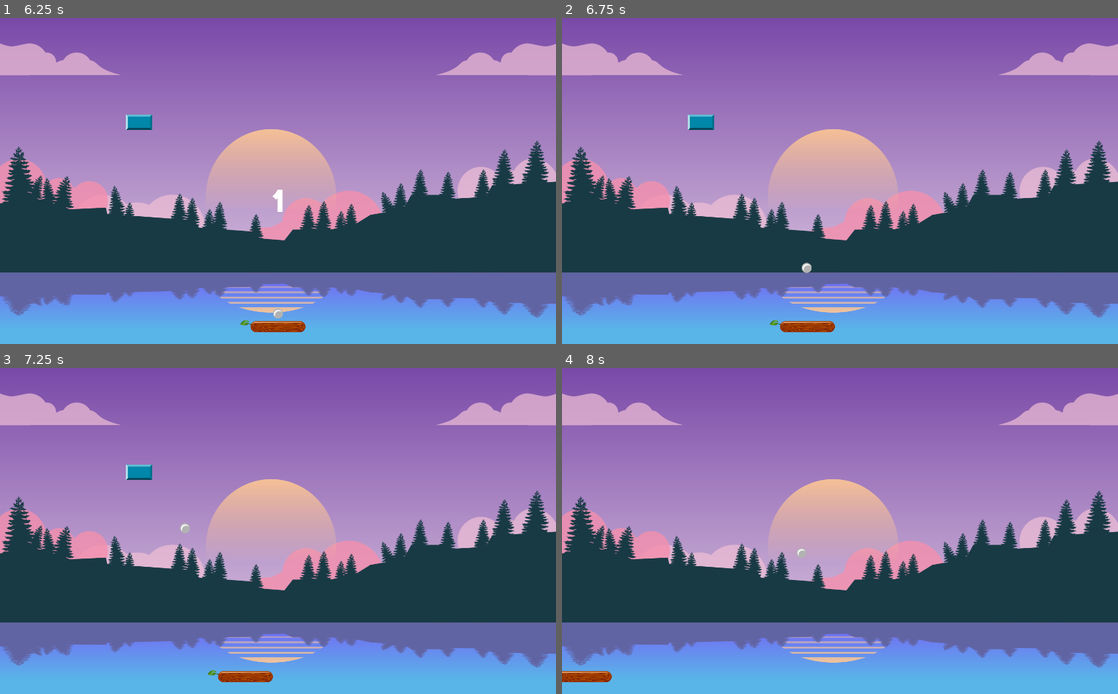
Above: before the commit, frames 1-4 (two rows, left to right).
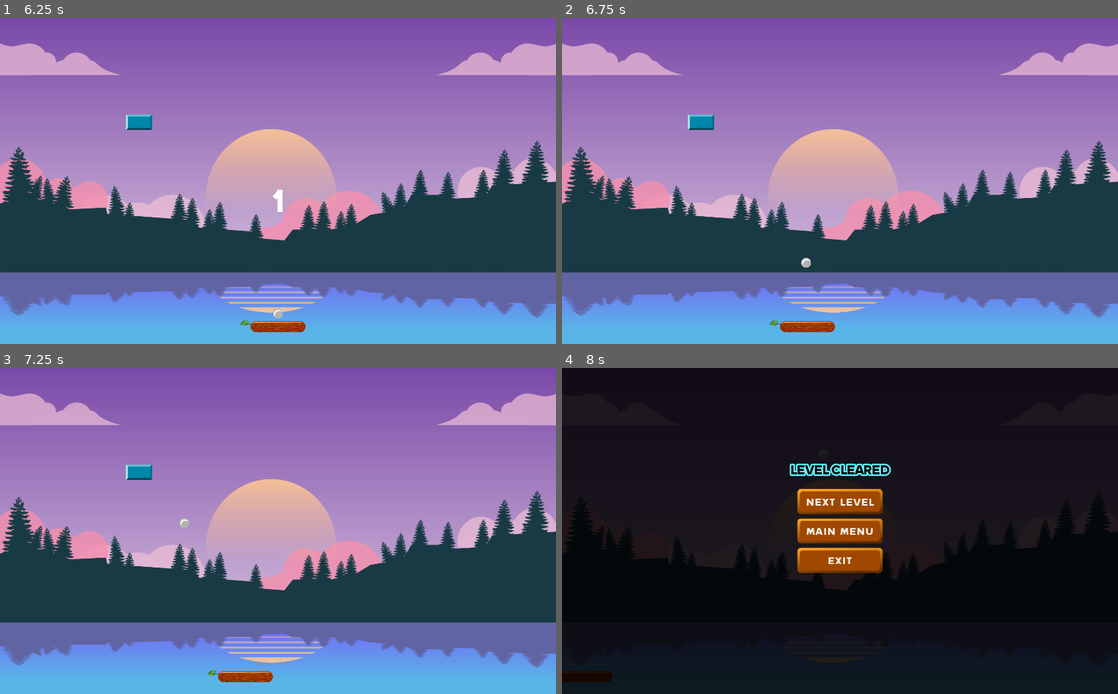
Above: after the commit, the same moments.

Repository: gruntworks/breakout
Game: Godot game, scene res://scenes/MainMenu.tscn
The game is run twice, just before and just after one commit, with the same random seed, the same clock (stepped at 60 frames per second) and the same inputs. Sound files missing from this copy of the repository are replaced by a short silence.
Inputs (mouse positions are in pixels of both pictures, inside the frame that each line leads up to):
- Up to frame 1 (6.25 s): click "SELECT LEVEL" at 0.5 s; click "PLAY" at 1.25 s; click "PLAY" at 2 s; tap Enter at 2.75, 5 s; move the mouse to (400, 164) at 2.77 s; hold Right (ui_right) 2.78-3.53 s; move the mouse to (166, 197) at 3.52 s; hold Left (ui_left) 3.53-4.28 s; tap Space at 4.25, 5.75 s; move the mouse to (333, 109) at 4.27 s; hold Right (ui_right) 4.28-5.78 s; move the mouse to (250, 246) at 5.02 s; move the mouse to (444, 229) at 5.77 s; hold Left (ui_left) from 5.78 s (still down)
- Up to frame 2 (6.75 s): tap Escape at 6.4 s; release Left (ui_left) at 6.5 s; click "RESUME" at 6.5 s
- Up to frame 3 (7.25 s): no input
- Up to frame 4 (8 s): move the mouse to (673, 482) at 7.27 s; hold Left (ui_left) from 7.28 s (still down)

Frame 1 is identical in both runs. In frame 2, less than 0.1% of the frame differs, in the area x 43-45%, y 73-79%; in frame 3, less than 0.1%; in frame 4, 100%, in the area x 0-100%, y 0-100%.

Commit message:
Fixes warnings

Diff:
--- a/autoload/MusicController.tscn
+++ b/autoload/MusicController.tscn
@@ -1,8 +1,10 @@
 [gd_scene load_steps=2 format=2]
 
-[ext_resource path="res://scripts/music_controller.gd" type="Script" id=1]
+[ext_resource path="res://autoload/music_controller.gd" type="Script" id=1]
 
 [node name="MusicController" type="Node"]
 script = ExtResource( 1 )
 
-[node name="Music" type="AudioStreamPlayer" parent="."]
+[node name="MainTheme" type="AudioStreamPlayer" parent="."]
+volume_db = -5.0
+[connection signal="finished" from="MainTheme" to="." method="_on_MainTheme_finished"]
--- /dev/null
+++ b/autoload/music_controller.gd
@@ -0,0 +1,28 @@
+extends Node
+
+const TRACKS = [
+	"Mosswood",
+	"Lost&Found",
+	"Moonrise",
+	"Outlaws_Farewell_pt1",
+	"Outlaws_Farewell_pt2",
+	"To_Weather_a_Storm"
+]
+
+# Called when the node enters the scene tree for the first time.
+func _ready() -> void:
+	shuffle_songs()
+
+func play_music(song: AudioStream) -> void:
+	$MainTheme.stream = song
+	$MainTheme.play()
+
+func shuffle_songs() -> void:
+	randomize() # Built in function for changing randi() seed
+	TRACKS.shuffle() # Randomize tracks order
+	var song_index = randi() % TRACKS.size()
+	var audio_stream: AudioStream = load('res://assets/sound/music/' + TRACKS[song_index] + '.ogg')
+	play_music(audio_stream)
+
+func _on_MainTheme_finished() -> void:
+	shuffle_songs()
--- a/autoload/SceneLoader.gd
+++ b/autoload/scene_loader.gd
@@ -1,15 +1,13 @@
 extends Node
-
-onready var level_1 = preload("res://levels/level_1.tscn")
-onready var level_2 = preload("res://levels/level_2.tscn")
 
 var current_level = 1
 var total_scene_levels = 2
 
-func level_up():
-	current_level += 1
+func level_up() -> void:
+	if current_level <= total_scene_levels:
+		current_level += 1
 
-func get_level():
+func get_level() -> Node:
 	if current_level > total_scene_levels:
 		return null
 	else:
--- a/levels/level_2.tscn
+++ b/levels/level_2.tscn
@@ -16,52 +16,6 @@
 
 [node name="Breakables" type="Node2D" parent="."]
 
-[node name="Bubble" parent="Breakables" instance=ExtResource( 1 )]
-position = Vector2( 312, 112 )
-
-[node name="Bubble2" parent="Breakables" instance=ExtResource( 1 )]
-position = Vector2( 408, 112 )
-
-[node name="Bubble3" parent="Breakables" instance=ExtResource( 1 )]
-position = Vector2( 504, 112 )
-
-[node name="Bubble4" parent="Breakables" instance=ExtResource( 1 )]
-position = Vector2( 608, 112 )
-
-[node name="Bubble5" parent="Breakables" instance=ExtResource( 1 )]
-position = Vector2( 712, 112 )
-
-[node name="Bubble6" parent="Breakables" instance=ExtResource( 1 )]
-position = Vector2( 312, 192 )
-
-[node name="Bubble7" parent="Breakables" instance=ExtResource( 1 )]
-position = Vector2( 408, 192 )
-
-[node name="Bubble8" parent="Breakables" instance=ExtResource( 1 )]
-position = Vector2( 504, 192 )
-
-[node name="Bubble9" parent="Breakables" instance=ExtResource( 1 )]
-position = Vector2( 608, 192 )
-
-[node name="Bubble10" parent="Breakables" instance=ExtResource( 1 )]
-position = Vector2( 712, 192 )
-
 [node name="Bubble11" parent="Breakables" instance=ExtResource( 1 )]
 position = Vector2( 312, 272 )
 rotation = -0.0019838
-
-[node name="Bubble12" parent="Breakables" instance=ExtResource( 1 )]
-position = Vector2( 408, 272 )
-rotation = -0.0019838
-
-[node name="Bubble13" parent="Breakables" instance=ExtResource( 1 )]
-position = Vector2( 504, 272 )
-rotation = -0.0019838
-
-[node name="Bubble14" parent="Breakables" instance=ExtResource( 1 )]
-position = Vector2( 608, 272 )
-rotation = -0.0019838
-
-[node name="Bubble15" parent="Breakables" instance=ExtResource( 1 )]
-position = Vector2( 712, 272 )
-rotation = -0.0019838
--- a/levels/level_2_test.tscn
+++ /dev/null
@@ -1,21 +0,0 @@
-[gd_scene load_steps=3 format=2]
-
-[ext_resource path="res://scenes/Bubble.tscn" type="PackedScene" id=1]
-[ext_resource path="res://assets/backgrounds/02.png" type="Texture" id=2]
-
-[node name="Level_2" type="Node2D"]
-
-[node name="TextureRect" type="TextureRect" parent="."]
-margin_right = 1600.0
-margin_bottom = 900.0
-rect_scale = Vector2( 0.64, 0.666 )
-texture = ExtResource( 2 )
-__meta__ = {
-"_edit_use_anchors_": false
-}
-
-[node name="Breakables" type="Node2D" parent="."]
-
-[node name="Bubble11" parent="Breakables" instance=ExtResource( 1 )]
-position = Vector2( 312, 272 )
-rotation = -0.0019838
--- /dev/null
+++ b/levels/level_2d.tscn
@@ -0,0 +1,67 @@
+[gd_scene load_steps=3 format=2]
+
+[ext_resource path="res://scenes/Bubble.tscn" type="PackedScene" id=1]
+[ext_resource path="res://assets/backgrounds/02.png" type="Texture" id=2]
+
+[node name="Level_2" type="Node2D"]
+
+[node name="TextureRect" type="TextureRect" parent="."]
+margin_right = 1600.0
+margin_bottom = 900.0
+rect_scale = Vector2( 0.64, 0.666 )
+texture = ExtResource( 2 )
+__meta__ = {
+"_edit_use_anchors_": false
+}
+
+[node name="Breakables" type="Node2D" parent="."]
+
+[node name="Bubble" parent="Breakables" instance=ExtResource( 1 )]
+position = Vector2( 312, 112 )
+
+[node name="Bubble2" parent="Breakables" instance=ExtResource( 1 )]
+position = Vector2( 408, 112 )
+
+[node name="Bubble3" parent="Breakables" instance=ExtResource( 1 )]
+position = Vector2( 504, 112 )
+
+[node name="Bubble4" parent="Breakables" instance=ExtResource( 1 )]
+position = Vector2( 608, 112 )
+
+[node name="Bubble5" parent="Breakables" instance=ExtResource( 1 )]
+position = Vector2( 712, 112 )
+
+[node name="Bubble6" parent="Breakables" instance=ExtResource( 1 )]
+position = Vector2( 312, 192 )
+
+[node name="Bubble7" parent="Breakables" instance=ExtResource( 1 )]
+position = Vector2( 408, 192 )
+
+[node name="Bubble8" parent="Breakables" instance=ExtResource( 1 )]
+position = Vector2( 504, 192 )
+
+[node name="Bubble9" parent="Breakables" instance=ExtResource( 1 )]
+position = Vector2( 608, 192 )
+
+[node name="Bubble10" parent="Breakables" instance=ExtResource( 1 )]
+position = Vector2( 712, 192 )
+
+[node name="Bubble11" parent="Breakables" instance=ExtResource( 1 )]
+position = Vector2( 312, 272 )
+rotation = -0.0019838
+
+[node name="Bubble12" parent="Breakables" instance=ExtResource( 1 )]
+position = Vector2( 408, 272 )
+rotation = -0.0019838
+
+[node name="Bubble13" parent="Breakables" instance=ExtResource( 1 )]
+position = Vector2( 504, 272 )
+rotation = -0.0019838
+
+[node name="Bubble14" parent="Breakables" instance=ExtResource( 1 )]
+position = Vector2( 608, 272 )
+rotation = -0.0019838
+
+[node name="Bubble15" parent="Breakables" instance=ExtResource( 1 )]
+position = Vector2( 712, 272 )
+rotation = -0.0019838
--- a/project.godot
+++ b/project.godot
@@ -21,8 +21,8 @@
 
 [autoload]
 
-MusicController="*res://autoload/MusicController.tscn"
-LOADER="*res://autoload/SceneLoader.gd"
+JUKEBOX="*res://autoload/MusicController.tscn"
+LOADER="*res://autoload/scene_loader.gd"
 
 [display]
 
--- a/scenes/FadeIn.tscn
+++ b/scenes/FadeIn.tscn
@@ -1,7 +1,6 @@
 [gd_scene load_steps=3 format=2]
 
 [ext_resource path="res://scripts/fade_in.gd" type="Script" id=1]
-
 
 [sub_resource type="Animation" id=1]
 resource_name = "fade_in"
@@ -23,7 +22,7 @@
 visible = false
 anchor_right = 1.0
 anchor_bottom = 1.0
-color = Color( 0, 0, 0, 1 )
+color = Color( 0, 0, 0, 0 )
 script = ExtResource( 1 )
 __meta__ = {
 "_edit_use_anchors_": false
--- a/scenes/GameMenu.tscn
+++ b/scenes/GameMenu.tscn
@@ -16,16 +16,14 @@
 font_data = ExtResource( 4 )
 
 [sub_resource type="DynamicFont" id=2]
-size = 38
-outline_size = 1
-outline_color = Color( 0.533333, 0.878431, 0.988235, 1 )
+size = 25
+outline_size = 3
 font_data = ExtResource( 4 )
 
 [node name="GameMenu" type="CanvasLayer"]
 script = ExtResource( 5 )
 
 [node name="Menu" type="Control" parent="."]
-visible = false
 anchor_right = 1.0
 anchor_bottom = 1.0
 __meta__ = {
@@ -84,8 +82,9 @@
 ]]
 pause_mode = 2
 visible = false
-margin_right = 160.0
-margin_bottom = 50.0
+margin_top = 54.0
+margin_right = 160.0
+margin_bottom = 104.0
 size_flags_horizontal = 4
 texture_normal = ExtResource( 1 )
 texture_pressed = ExtResource( 1 )
@@ -106,9 +105,8 @@
 "menu_buttons",
 ]]
 visible = false
-margin_top = 54.0
-margin_right = 160.0
-margin_bottom = 104.0
+margin_right = 160.0
+margin_bottom = 50.0
 size_flags_horizontal = 4
 texture_normal = ExtResource( 1 )
 texture_pressed = ExtResource( 1 )
@@ -173,22 +171,25 @@
 
 [node name="FadeIn" parent="Menu" instance=ExtResource( 3 )]
 
-[node name="LevelPassed" type="RichTextLabel" parent="Menu"]
-visible = false
-anchor_left = 0.5
-anchor_right = 0.5
-margin_left = -148.0
-margin_top = 166.0
-margin_right = 148.0
-margin_bottom = 213.0
-custom_fonts/normal_font = SubResource( 2 )
-custom_colors/default_color = Color( 0, 0, 0, 0 )
-bbcode_enabled = true
-bbcode_text = "[wave]LEVEL CLEARED[/wave]"
+[node name="CenterLabel" type="CenterContainer" parent="Menu"]
+anchor_right = 1.0
+anchor_bottom = 1.0
+margin_bottom = -222.0
+mouse_filter = 2
+__meta__ = {
+"_edit_use_anchors_": false
+}
+
+[node name="LevelPassed" type="Label" parent="Menu/CenterLabel"]
+margin_left = 417.0
+margin_top = 176.0
+margin_right = 607.0
+margin_bottom = 202.0
+size_flags_horizontal = 4
+custom_fonts/font = SubResource( 2 )
+custom_colors/font_color = Color( 0, 0, 0, 1 )
+custom_colors/font_outline_modulate = Color( 0.388235, 0.945098, 1, 1 )
 text = "LEVEL CLEARED"
-__meta__ = {
-"_edit_use_anchors_": false
-}
 
 [node name="ButtonHoverAudio" type="AudioStreamPlayer" parent="."]
 pause_mode = 2
--- /dev/null
+++ b/scenes/LevelSelect.tscn
@@ -0,0 +1,64 @@
+[gd_scene load_steps=2 format=2]
+
+[ext_resource path="res://assets/backgrounds/cloud_bg.png" type="Texture" id=1]
+
+[node name="LevelSelect" type="Control"]
+anchor_right = 1.0
+anchor_bottom = 1.0
+__meta__ = {
+"_edit_use_anchors_": false
+}
+
+[node name="TextureRect" type="TextureRect" parent="."]
+anchor_right = 1.0
+anchor_bottom = 1.0
+margin_right = 1600.0
+margin_bottom = 900.0
+rect_scale = Vector2( 0.64, 0.666 )
+texture = ExtResource( 1 )
+__meta__ = {
+"_edit_use_anchors_": false
+}
+
+[node name="BgFade" type="ColorRect" parent="."]
+anchor_right = 1.0
+anchor_bottom = 1.0
+color = Color( 0, 0, 0, 0.478431 )
+__meta__ = {
+"_edit_use_anchors_": false
+}
+
+[node name="ParentContainer" type="ColorRect" parent="."]
+anchor_left = 0.5
+anchor_top = 0.5
+anchor_right = 0.5
+anchor_bottom = 0.5
+margin_left = -448.0
+margin_top = -236.0
+margin_right = 448.0
+margin_bottom = 236.0
+color = Color( 0, 0, 0, 0.478431 )
+__meta__ = {
+"_edit_use_anchors_": false
+}
+
+[node name="HBoxContainer" type="HBoxContainer" parent="ParentContainer"]
+anchor_left = 0.5
+anchor_top = 0.5
+anchor_right = 0.5
+anchor_bottom = 0.5
+margin_left = -416.0
+margin_top = -204.0
+margin_right = 416.0
+margin_bottom = 204.0
+__meta__ = {
+"_edit_use_anchors_": false
+}
+
+[node name="ColorRect" type="ColorRect" parent="ParentContainer/HBoxContainer"]
+margin_right = 200.0
+margin_bottom = 150.0
+grow_horizontal = 0
+grow_vertical = 0
+size_flags_horizontal = 7
+size_flags_vertical = 7
--- a/scenes/Main.tscn
+++ b/scenes/Main.tscn
@@ -7,7 +7,6 @@
 [ext_resource path="res://assets/sound/brick_hit.wav" type="AudioStream" id=5]
 [ext_resource path="res://scripts/main.gd" type="Script" id=6]
 [ext_resource path="res://assets/sound/wall_hit.wav" type="AudioStream" id=7]
-[ext_resource path="res://assets/sound/countdown.wav" type="AudioStream" id=8]
 
 [sub_resource type="DynamicFont" id=1]
 size = 60
@@ -46,10 +45,6 @@
 [node name="HitWall" type="AudioStreamPlayer2D" parent="Audio"]
 stream = ExtResource( 7 )
 
-[node name="Countdown" type="AudioStreamPlayer" parent="Audio"]
-stream = ExtResource( 8 )
-mix_target = 2
-
 [node name="CountdownLabel" type="Label" parent="."]
 anchor_left = 0.5
 anchor_top = 0.5
--- a/scripts/ball.gd
+++ b/scripts/ball.gd
@@ -4,12 +4,10 @@
 signal out_of_screen
 export var speed: float = 1.0
 
-# Called when the node enters the scene tree for the first time.
-func _ready():
-	direction = Vector2(-200, 300) * speed
+func _ready() -> void:
+	direction = Vector2(-200, -300) * speed
 
-# Called every frame. 'delta' is the elapsed time since the previous frame.
-func _process(delta):
+func _process(delta) -> void:
 	if(!get_parent().game_over and get_parent().game_running ):
 		var collision = move_and_collide(direction * delta)
 
@@ -22,8 +20,8 @@
 			if(collision and collision.collider.has_method("destroyItem")):
 				collision.collider.destroyItem()
 
-func reset_vector():
-	direction = Vector2(-200, 300) * speed
+func reset_vector() -> void:
+	direction = Vector2(-200, -300) * speed
 
-func _on_VisibilityNotifier2D_screen_exited():
+func _on_VisibilityNotifier2D_screen_exited() -> void:
 	emit_signal("out_of_screen")
--- a/scripts/destructible.gd
+++ b/scripts/destructible.gd
@@ -2,10 +2,10 @@
 
 export var audio_on_destroy: AudioStream
 
-func _ready():
+func _ready() -> void:
 	$onDestroyAudio.stream = audio_on_destroy
 
-func destroyItem():
+func destroyItem() -> void:
 	set_collision_mask_bit(0, false)
 	$onDestroyAudio.play()
 	if get_node_or_null("Animation"):
--- a/scripts/fade_in.gd
+++ b/scripts/fade_in.gd
@@ -2,9 +2,8 @@
 
 signal fade_finished
 
-func fade_in():
+func fade_in() -> void:
 	$AnimationPlayer.play("fade_in")
 
-
-func _on_AnimationPlayer_animation_finished(anim_name):
+func _on_AnimationPlayer_animation_finished(_anim_name) -> void:
 	emit_signal("fade_finished")
--- a/scripts/game_over_menu.gd
+++ b/scripts/game_over_menu.gd
@@ -1,75 +1,79 @@
 extends Node
 
-signal next_level
-var menu_opened = false;
-# Called when the node enters the scene tree for the first time.
-func _ready():
+var menu_opened: bool = false;
+
+func _ready() -> void:
 	$Menu.hide()
 	for button in get_tree().get_nodes_in_group("menu_buttons"):
 		button.connect("mouse_entered", self, "_on_menu_button_hover", [button])
 		button.connect("pressed", self, "_on_menu_button_click", [button])
 
-# Called every frame. 'delta' is the elapsed time since the previous frame.
-#func _process(delta):
-#	pass
-
-func _input(event):
+func _input(_event) -> void:
 	if Input.is_key_pressed(KEY_ESCAPE) and !menu_opened:
 		get_tree().paused = true
 		display_pause_menu()
 
-func _on_ExitButton_pressed():
+func _on_ExitButton_pressed() -> void:
 	yield($ButtonClickAudio, "finished")
 	get_tree().quit()
 
-func _on_PlayAgainButton_pressed():
-	get_tree().reload_current_scene()
+func _on_PlayAgainButton_pressed() -> void:
+	if get_tree().reload_current_scene() != OK:
+		print("Current Scene reload failed")
 
-func _on_ResumeButton_pressed():
+func _on_ResumeButton_pressed() -> void:
 	hide_menu()
 	get_tree().paused = false
 
-func _on_MainMenuButton_pressed():
+func _on_MainMenuButton_pressed() -> void:
 	yield($ButtonClickAudio, "finished")
-	get_tree().change_scene("res://scenes/MainMenu.tscn")
+	if get_tree().change_scene("res://scenes/MainMenu.tscn") != OK:
+		print("Main Menu scene load failed")
 
-func _on_NextLevelButton_pressed():
+func _on_NextLevelButton_pressed() -> void:
+	yield($ButtonClickAudio, "finished")
 	get_parent().to_next_level()
 
-func _on_menu_button_hover(_button):
+func _on_menu_button_hover(_button) -> void:
 	$ButtonHoverAudio.play()
 
-func _on_menu_button_click(_button):
+func _on_menu_button_click(_button) -> void:
 	$ButtonClickAudio.play()
 
-func hide_menu():
+func hide_menu() -> void:
 	menu_opened = false
 	$Menu.hide()
 
-func display_game_over_menu():
+func display_game_over_menu() -> void:
 	menu_opened = true
 	$Menu.show()
 	$Menu/CenterContainer/VBoxContainer/NextLevelButton.hide()
-	$Menu/LevelPassed.hide()
+	$Menu/CenterLabel/LevelPassed.hide()
 	$Menu/CenterContainer/VBoxContainer/ResumeButton.hide()
 	$Menu/CenterContainer/VBoxContainer/PlayAgainButton.show()
 	$Menu/CenterContainer/VBoxContainer/MainMenuButton.show()
 	$Menu/CenterContainer/VBoxContainer/ExitButton.show()
 
-func display_pause_menu():
+func display_pause_menu() -> void:
 	menu_opened = true
 	$Menu.show()
 	$Menu/CenterContainer/VBoxContainer/NextLevelButton.hide()
-	$Menu/LevelPassed.hide()
+	$Menu/CenterLabel/LevelPassed.hide()
 	$Menu/CenterContainer/VBoxContainer/ResumeButton.show()
 	$Menu/CenterContainer/VBoxContainer/MainMenuButton.show()
 	$Menu/CenterContainer/VBoxContainer/ExitButton.show()
 
-func display_level_cleared_menu():
+func display_level_cleared_menu() -> void:
 	menu_opened = true
 	$Menu.show()
-	$Menu/LevelPassed.show()
-	$Menu/CenterContainer/VBoxContainer/NextLevelButton.show()
+	$Menu/CenterLabel/LevelPassed.show()
+
+	if LOADER.current_level == LOADER.total_scene_levels:
+		$Menu/CenterContainer/VBoxContainer/NextLevelButton.hide()
+		$Menu/CenterLabel/LevelPassed.text = "Game Completed"
+	else:
+		$Menu/CenterContainer/VBoxContainer/NextLevelButton.show()
+
 	$Menu/CenterContainer/VBoxContainer/ResumeButton.hide()
 	$Menu/CenterContainer/VBoxContainer/MainMenuButton.show()
 	$Menu/CenterContainer/VBoxContainer/ExitButton.show()
--- a/scripts/main.gd
+++ b/scripts/main.gd
@@ -4,24 +4,24 @@
 var game_over: bool = false
 var start_countdown: int = 3
 
-func _ready():
+func _ready() -> void:
 	$Levels.add_child(LOADER.get_level())
 	game_running = false
 	$CountdownTimer.start()
 
-func _process(delta):
+func _process(_delta) -> void:
 	user_has_won()
 
-func _on_Ball_out_of_screen():
+func _on_Ball_out_of_screen() -> void:
 	game_over = true
 	$GameMenu.display_game_over_menu()
 
-func user_has_won():
+func user_has_won() -> void:
 	if $Levels.get_child(0).get_child(1).get_child_count() == 0 and game_running:
 		game_running = false
 		$GameMenu.display_level_cleared_menu()
 
-func to_next_level():
+func to_next_level() -> void:
 	#Remove all scenes from levels
 	LOADER.level_up()
 	for level in $Levels.get_children():
@@ -33,10 +33,11 @@
 		$Levels.add_child(LOADER.get_level())
 	else:
 		LOADER.current_level = 1
-		get_tree().change_scene("res://scenes/MainMenu.tscn")
+		if get_tree().change_scene("res://scenes/MainMenu.tscn") != OK:
+			print("Main Menu scene load failed")
 	start_gameplay()
 
-func start_gameplay():
+func start_gameplay() -> void:
 	$Ball.position = Vector2(512, 544)
 	$Ball.reset_vector()
 	$Player.position = Vector2(512, 568)
@@ -45,10 +46,9 @@
 	$GameMenu.hide_menu()
 	$CountdownLabel.show()
 
-func _on_CountdownTimer_timeout():
+func _on_CountdownTimer_timeout() -> void:
 	if start_countdown != 0:
 		$CountdownLabel.text = str(start_countdown)
-		$Audio/Countdown.play()
 		start_countdown -= 1
 	else:
 		$CountdownTimer.stop()
--- a/scripts/main_menu.gd
+++ b/scripts/main_menu.gd
@@ -7,7 +7,7 @@
 	clouds_offset = $CloudsNode.position
 	_offset_clouds(get_viewport().get_mouse_position()) #Avoid movement glitch
 
-func _input(event):
+func _input(event) -> void:
 	if event is InputEventMouseMotion:
 		_offset_clouds(event.position)
 
@@ -17,14 +17,15 @@
 	$FadeIn.show()
 	$FadeIn.fade_in()
 
-func _offset_clouds(position):
+func _offset_clouds(position: Vector2) -> void:
 	clouds_offset.x = - position.x / get_viewport().size.x * cloud_move_multiplier
 	clouds_offset.y = - position.y / get_viewport().size.y * cloud_move_multiplier
 	$CloudsNode.set_position(clouds_offset)
 	$CloudsNode2.set_position(clouds_offset * 2.0)
 
 func _on_FadeIn_fade_finished() -> void:
-	get_tree().change_scene("res://scenes/Main.tscn");
+	if get_tree().change_scene("res://scenes/Main.tscn") != OK:
+		print("Main scene load failed")
 
 
 func _on_Exit_Button_pressed() -> void:
--- a/scripts/music_controller.gd
+++ /dev/null
@@ -1,11 +0,0 @@
-extends Node
-
-var mainTheme = load("res://assets/sound/background_1.ogg")
-# Called when the node enters the scene tree for the first time.
-func _ready():
-	playMainTheme()
-
-
-func playMainTheme():
-	$Music.stream = mainTheme
-	$Music.play()
--- a/scripts/player.gd
+++ b/scripts/player.gd
@@ -1,16 +1,15 @@
 extends KinematicBody2D
 
-var speed
+var speed: int
+var direction: KinematicCollision2D
 
-# Called when the node enters the scene tree for the first time.
-func _ready():
+func _ready() -> void:
 	speed = 600
 
-# Called every frame. 'delta' is the elapsed time since the previous frame.
-func _process(delta):
+func _process(delta) -> void:
 	if not get_parent().game_over && get_parent().game_running:
-		var velocity = Vector2()
-		move_and_collide(velocity)
+		var velocity: Vector2 = Vector2()
+		direction = move_and_collide(velocity)
 		if Input.is_action_pressed("ui_right"):
 			velocity.x += 1
 		if Input.is_action_pressed("ui_left"):
Not shown, removed: assets/sound/background_1.ogg.import
Not shown, removed: assets/sound/countdown.wav.import
Not shown, added: assets/sound/music/Lost&Found.ogg.import
Not shown, added: assets/sound/music/Moonrise.ogg.import
Not shown, added: assets/sound/music/Mosswood.ogg.import
Not shown, added: assets/sound/music/Outlaws_Farewell_pt1.ogg.import
Not shown, added: assets/sound/music/Outlaws_Farewell_pt2.ogg.import
Not shown, added: assets/sound/music/To_Weather_a_Storm.ogg.import
Not shown: 1 places in scenes/Main.tscn that only renumber resources
Not shown, removed: assets/sound/countdown.wav
Not shown, added: assets/sound/music/Lost&Found.ogg
Not shown, added: assets/sound/music/Moonrise.ogg
(and 4 more such lines)
